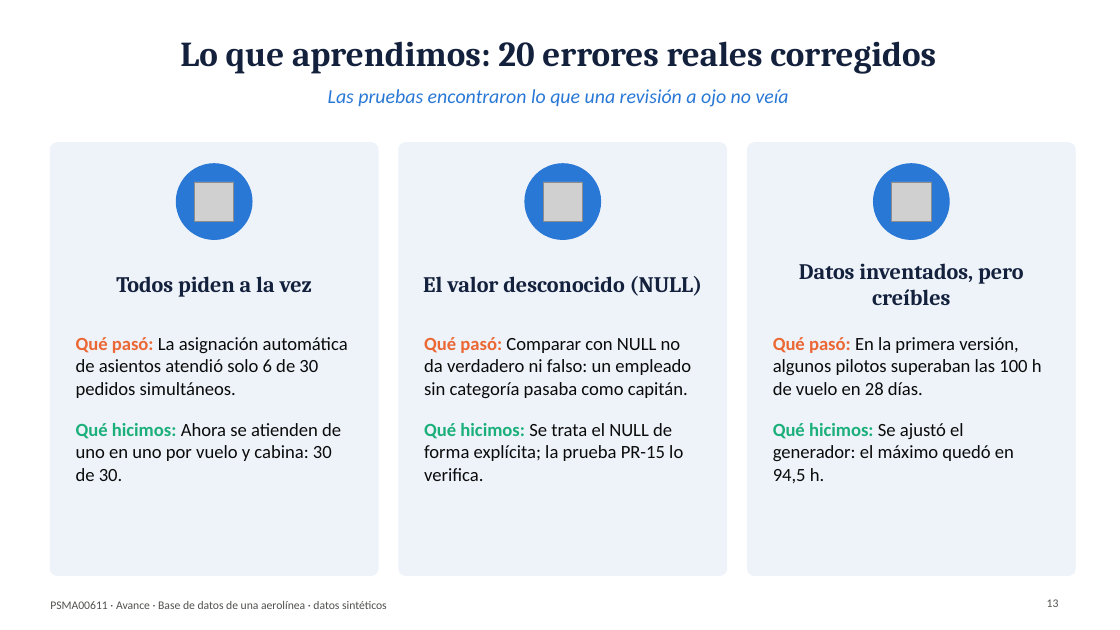
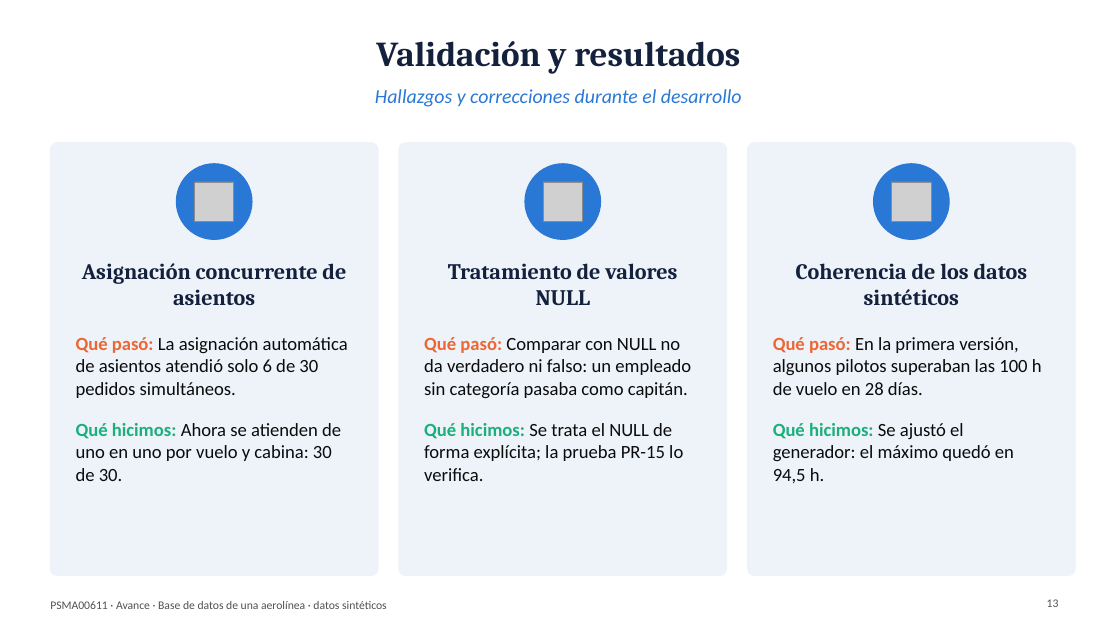
Before and after one commit to CARLOSDELOSRIOS/aerolinea-bd-psma00611, a slide deck: slide 13 of slides/presentacion_avance_PSMA00611.pptx. Drawn at 1120x630 pixels with LibreOffice and Linux fonts; fonts in the diff are those of the drawing; grey boxes stand for pictures. Boxes give left, top, right and bottom in pixels: in the first picture for what was removed or moved away, otherwise in the second. Text is boxed around its words. In the diff, an @@ line names an element or a change of style, - is before the commit and + after.

```diff
--- a/slides/presentacion_avance_PSMA00611.pptx
+++ b/slides/presentacion_avance_PSMA00611.pptx
@@ title at (376, 41, 740, 74): text changed @@
-Lo que aprendimos: 20 errores reales corregidos
+Validación y resultados
@@ text at (375, 89, 742, 107): text changed @@
-Las pruebas encontraron lo que una revisión a ojo no veía
+Hallazgos y correcciones durante el desarrollo
@@ text at (82, 263, 346, 305): text changed @@
-Todos piden a la vez
+Asignación concurrente de asientos
@@ text at (448, 263, 677, 305): text changed @@
-El valor desconocido (NULL)
+Tratamiento de valores NULL
@@ text at (796, 263, 1028, 305): text changed @@
-Datos inventados, pero creíbles
+Coherencia de los datos sintéticos
```
Also in this commit, not shown: 12 other slides changed, 3 other files.
